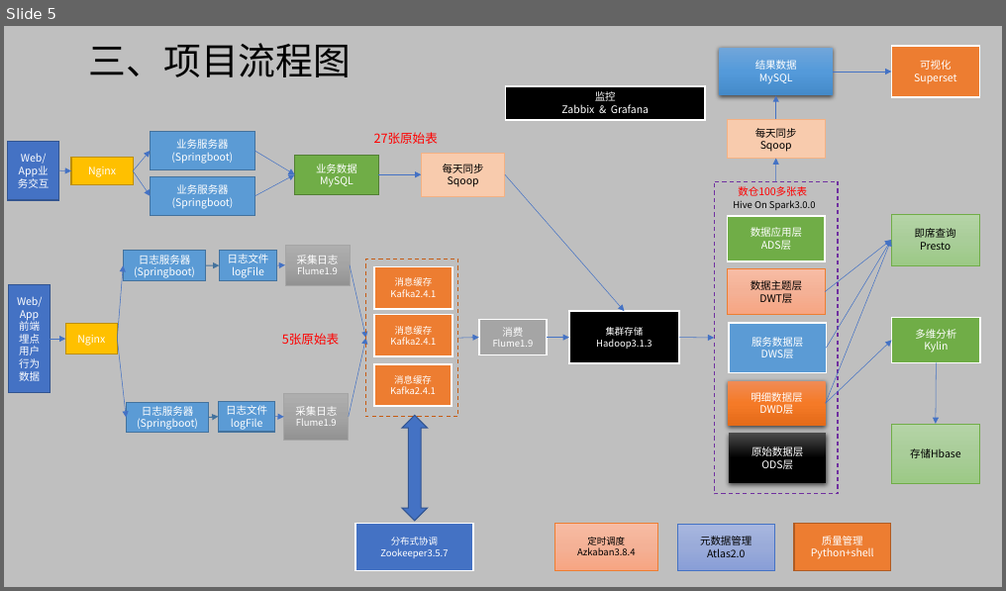
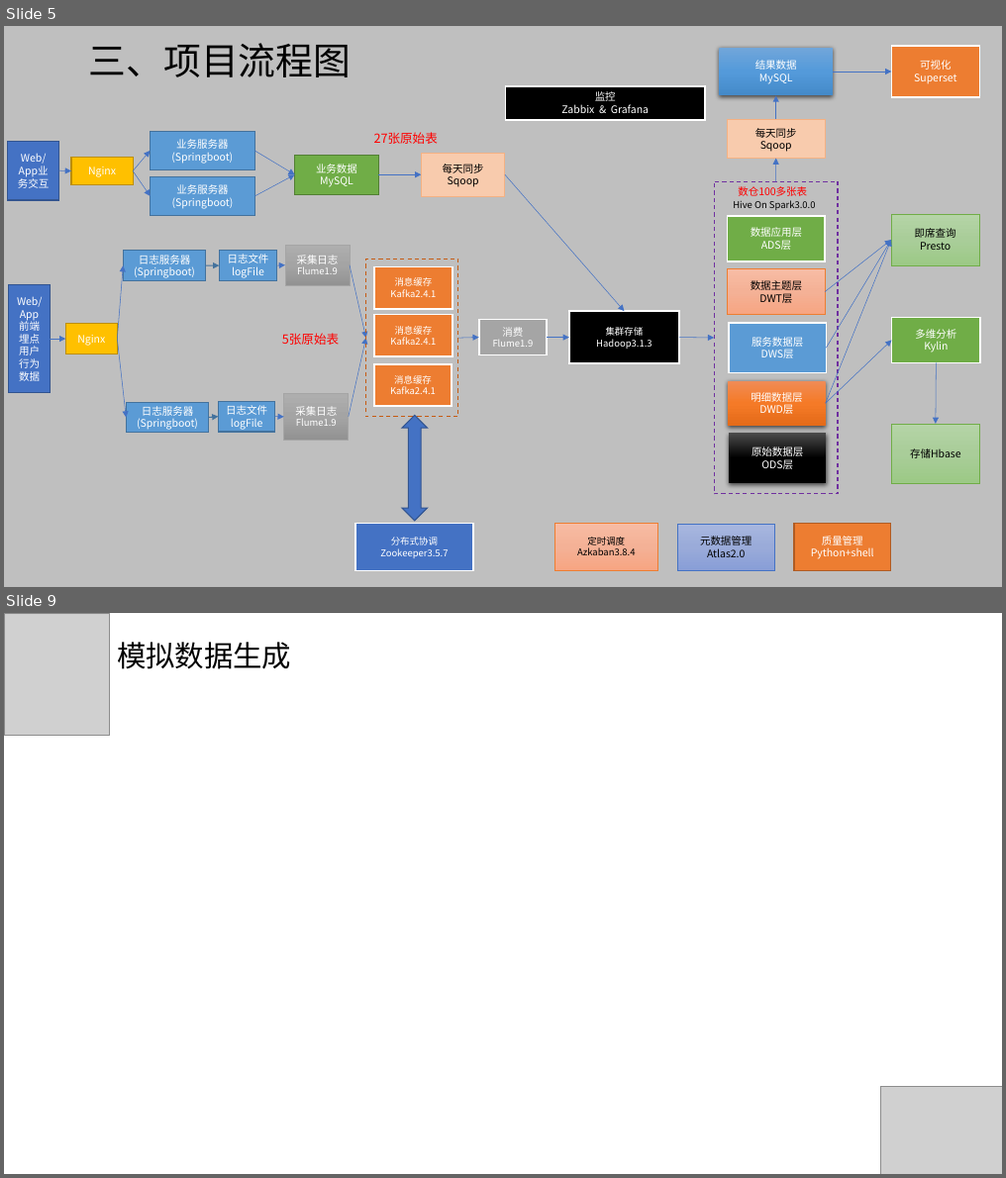
Before and after one commit to hunter95671/DataWarehouse, a slide deck: 电商离线数据仓库流程架构.pptx. Shown one above the other, each under a label of ours: slide 5 before the commit, slides 5 and 9 after it; the slides between them are not shown. The pictures are 1006x591 and 1006x1178 pixels, drawn with LibreOffice and Linux fonts; fonts in the diff are those of the drawing; grey boxes stand for pictures. Boxes give left, top, right and bottom in pixels: in the first picture for what was removed or moved away, otherwise in the second. Text is boxed around its words. In the diff, an @@ line names an element or a change of style, - is before the commit and + after.

```diff
--- a/电商离线数据仓库流程架构.pptx
+++ b/电商离线数据仓库流程架构.pptx
@@ slide 9 added at <box>4,613,1002,1174</box>, background #FFFFFF @@
@@ picture added at <box>4,613,110,736</box> @@
@@ text added at <box>117,642,291,669</box>, 28 pt, text #000000 @@
+模拟数据生成
@@ picture added at <box>880,1087,1002,1174</box> @@
```
Also in this commit, not shown: 2 slides changed, 5 other slides added, 1 slide removed.
